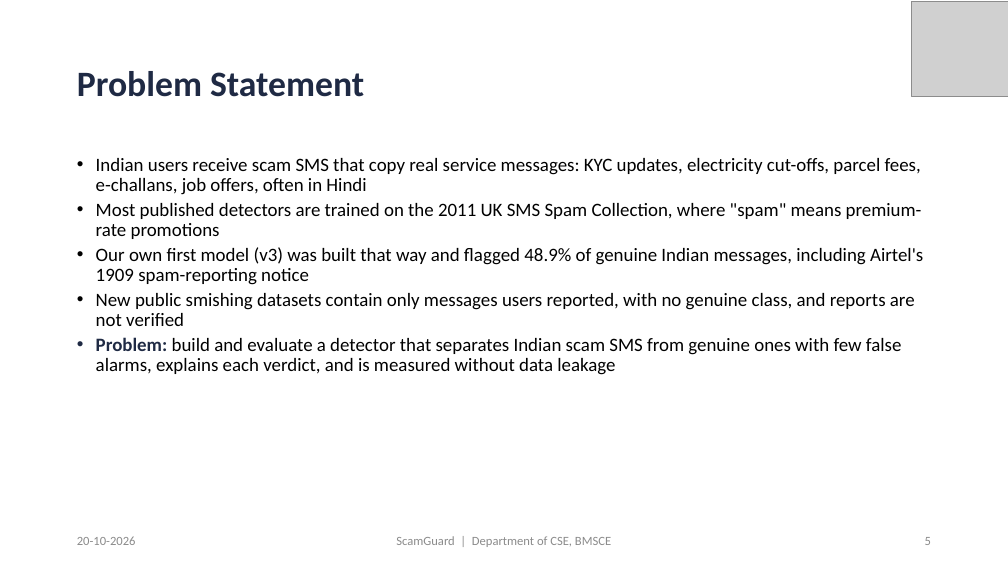
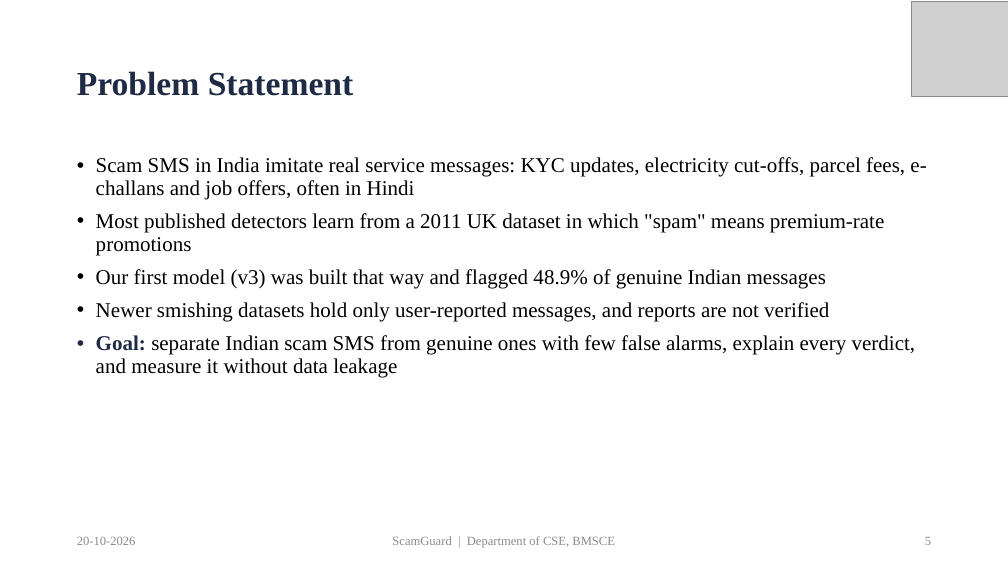
Before and after one commit to priyamthakur275/ScamGuard-AI, a slide deck: slide 5 of docs/presentation/ScamGuard_PP2_Presentation.pptx. Drawn at 1008x567 pixels with LibreOffice and Linux fonts; fonts in the diff are those of the drawing; grey boxes stand for pictures. Boxes give left, top, right and bottom in pixels: in the first picture for what was removed or moved away, otherwise in the second. Text is boxed around its words. In the diff, an @@ line names an element or a change of style, - is before the commit and + after.

Commit message:
Docs: unify project title, Times New Roman and cleaner layout for paper, report and slides

```diff
--- a/docs/presentation/ScamGuard_PP2_Presentation.pptx
+++ b/docs/presentation/ScamGuard_PP2_Presentation.pptx
@@ title "Problem Statement" at bbox=[77, 71, 354, 96]: size 34 to 32 pt, font Calibri to Times New Roman @@
@@ text at bbox=[96, 157, 926, 378]: text changed; size 18 to 20 pt; font Calibri to Times New Roman @@
-• Indian users receive scam SMS that copy real service messages: KYC updates, electricity cut-offs, parcel fees, e-challans, job offers, often in Hindi
-• Most published detectors are trained on the 2011 UK SMS Spam Collection, where "spam" means premium-rate promotions
-• Our own first model (v3) was built that way and flagged 48.9% of genuine Indian messages, including Airtel's 1909 spam-reporting notice
-• New public smishing datasets contain only messages users reported, with no genuine class, and reports are not verified
-• Problem: build and evaluate a detector that separates Indian scam SMS from genuine ones with few false alarms, explains each verdict, and is measured without data leakage
+• Scam SMS in India imitate real service messages: KYC updates, electricity cut-offs, parcel fees, e-challans and job offers, often in Hindi
+• Most published detectors learn from a 2011 UK dataset in which "spam" means premium-rate promotions
+• Our first model (v3) was built that way and flagged 48.9% of genuine Indian messages
+• Newer smishing datasets hold only user-reported messages, and reports are not verified
+• Goal: separate Indian scam SMS from genuine ones with few false alarms, explain every verdict, and measure it without data leakage
@@ font Calibri to Times New Roman in 3 elements at bbox=[392, 536, 615, 548], bbox=[925, 537, 931, 545], bbox=[77, 536, 136, 545] @@
```
Also in this commit, not shown: 20 other slides changed, 1 slide added, 29 other files.
